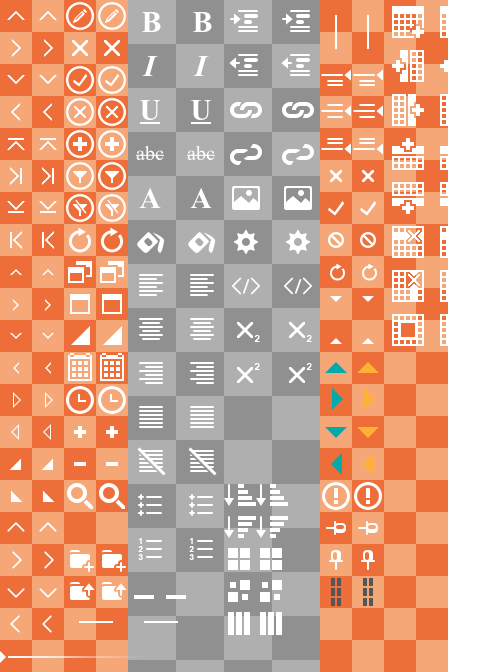
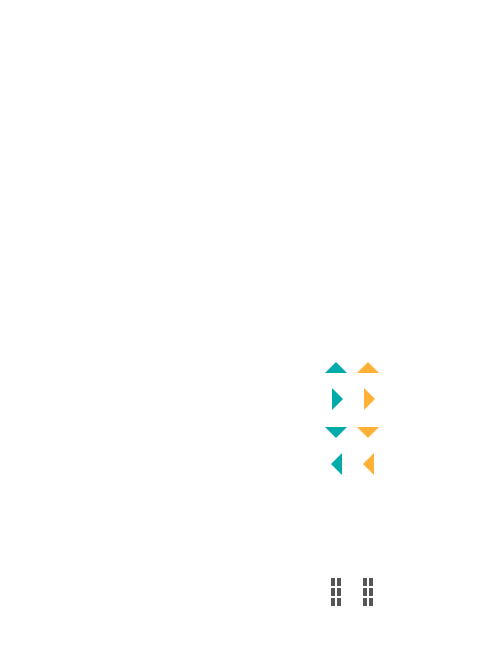
Layers edited between the first and the second 480×672 image:
painted on "table hover" over left=440, top=14, right=448, bottom=344
painted on "table" over left=392, top=14, right=424, bottom=344
hid "Layer 5 copy" over left=224, top=0, right=320, bottom=672
hid "Layer 5" over left=128, top=0, right=224, bottom=672
hid "Layer 4" over left=0, top=0, right=448, bottom=672
hid "Layer 1 copy" over left=0, top=0, right=384, bottom=672
